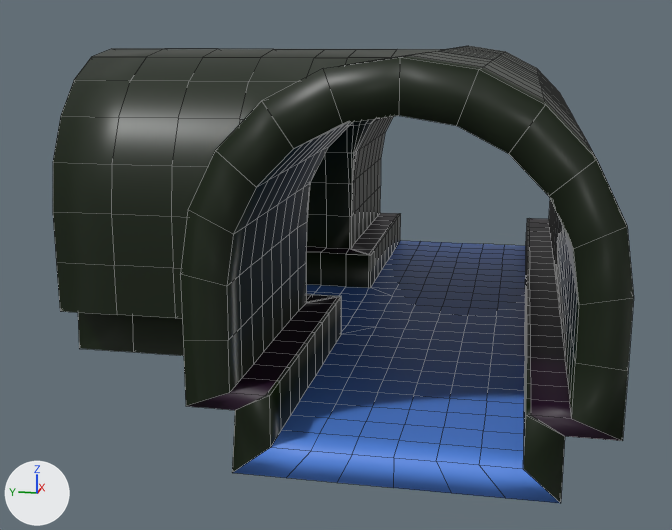
What one commit did to the FBX model Yellow_Team_4/Assets/3D Objects/SewerModules/SewerModule_Split_1_001.fbx.
Both versions are drawn from a 50 mm camera at (687.8, 135.4, 9.7) aimed at (719.3, 141.7, 1.8). Lighting does not change. The marker at lower left points along +X, +Y and +Z. Mesh edges are drawn as thin lines. Where no turn or scale is listed for an object, it has been applied to the vertices.

In view in the first picture: 'Module_straight.main.019'.
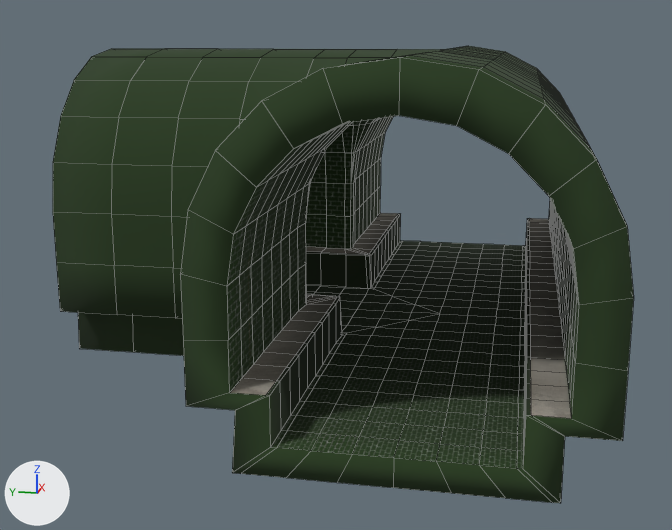
Where the newer file only moved an object's origin or applied its transform, the numbers keep the older frame.

Patch to the scene script:
```diff
--- a/Yellow_Team_4/Assets/3D Objects/SewerModules/SewerModule_Split_1_001.fbx.py
+++ b/Yellow_Team_4/Assets/3D Objects/SewerModules/SewerModule_Split_1_001.fbx.py
@@ img_trimsheet_compact_defaultmaterial_metallicsmoothness_png @@
+img_trimsheet_compact_defaultmaterial_metallicsmoothness_png = load_image('Trimsheet_compact_DefaultMaterial_MetallicSmoothness.png', '../../Trimsheet/Trimsheet_compact_DefaultMaterial_MetallicSmoothness.png', 2048, 2048, 'Non-Color')
@@ img_trimsheet_compact_defaultmaterial_albedotransparency_png @@
+img_trimsheet_compact_defaultmaterial_albedotransparency_png = load_image('Trimsheet_compact_DefaultMaterial_AlbedoTransparency.png', '../../Trimsheet/Trimsheet_compact_DefaultMaterial_AlbedoTransparency.png', 2048, 2048, 'sRGB')
@@ mat_trim_sheet @@
+mat_trim_sheet = bpy.data.materials.new('Trim Sheet')
+# uses the picture img_trimsheet_compact_defaultmaterial_albedotransparency_png
+# uses the picture img_trimsheet_compact_defaultmaterial_metallicsmoothness_png
@@ me_circle_039 @@
 # used by ob_module_straight_main_019; location = (720.0, 150.0, 0.0)
-me_circle_039.from_pydata(...)  # 1303 vertices, 1314 faces; spans x -12.0..12.0, y -17.1..0.0, z -0.8..9.2
+me_circle_039.from_pydata(...)  # 1408 vertices, 1424 faces; spans x -12.0..12.0, y -17.1..0.0, z -0.8..9.2
+# me_circle_039 part 1
+# 22 vertices are removed from x -4.2..4.2, y -9.0..-8.0, z -0.8..4.0
+# 170 faces are deleted
+# 30 vertices in x -4.0..4.2, y -17.1..-8.8, z -0.8..9.2 move by (-0.2, 0.0, 0.0)
+# 30 vertices in x -4.2..4.0, y -17.1..-8.8, z -0.8..9.2 move by (0.2, 0.0, 0.0)
+# 9 vertices in x -3.9..3.9, y -8.0, z 4.0..8.0 move by (0.0, 0.2, 0.0)
+# 8 vertices in x -3.0..-2.9, y -17.1..-10.3, z 2.5..9.2 move by (0.3, 0.0, 0.0)
+# 8 vertices in x 2.9..3.0, y -17.1..-10.3, z 2.5..9.2 move by (-0.3, 0.0, 0.0)
+# 14 vertices move from x -4.1..4.1, y -11.0..-7.9, z 1.3..7.9 to x -4.2..4.2, y -10.7..-7.8, z 1.3..7.8
+# 127 vertices are added at x -12.0..12.0, y -16.0..0.0, z -0.8..8.0
+# 280 new faces join them
+# me_circle_039 part 2: 836 faces spanning x -12.0..12.0, y -17.1..0.0, z -0.8..9.2 switch from mat_sewer_walls (black #0e1d04) to mat_trim_sheet
+# me_circle_039 part 3: 220 faces spanning x -12.0..12.0, y -14.6..0.0, z -0.8..0.0 switch from mat_water (blue #558ae7) to mat_trim_sheet
+# me_circle_039 part 4: 88 faces spanning x -12.0..12.0, y -17.1..0.0, z 0.9..1.3 switch from mat_walkway (black #220323) to mat_trim_sheet
```

Boxes (x1, y1, x2, y2) around the edits, measured in the pictures (672 x 530 px):
part 1 of me_circle_039, built on
    both: (233, 47, 580, 503)
part 2 of me_circle_039, recoloured (black to green)
    both: (53, 46, 630, 503)
part 3 of me_circle_039, recoloured
    both: (287, 241, 505, 498)
part 4 of me_circle_039, recoloured (black to grey)
    both: (188, 213, 621, 441)
